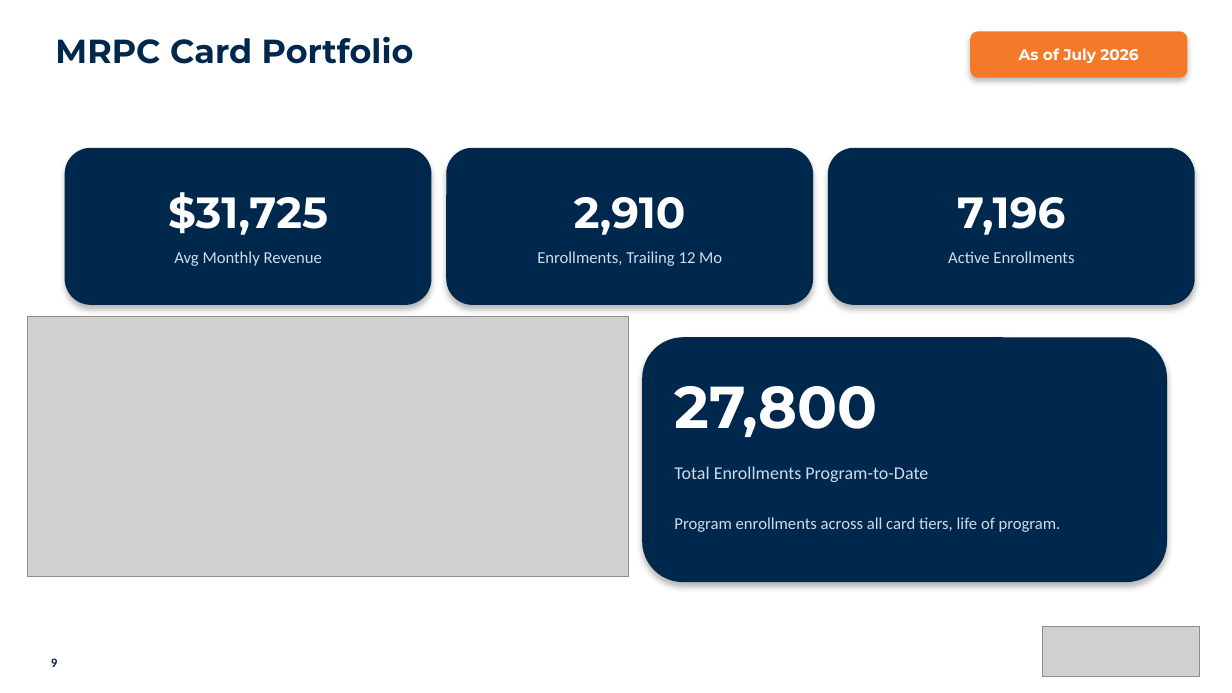
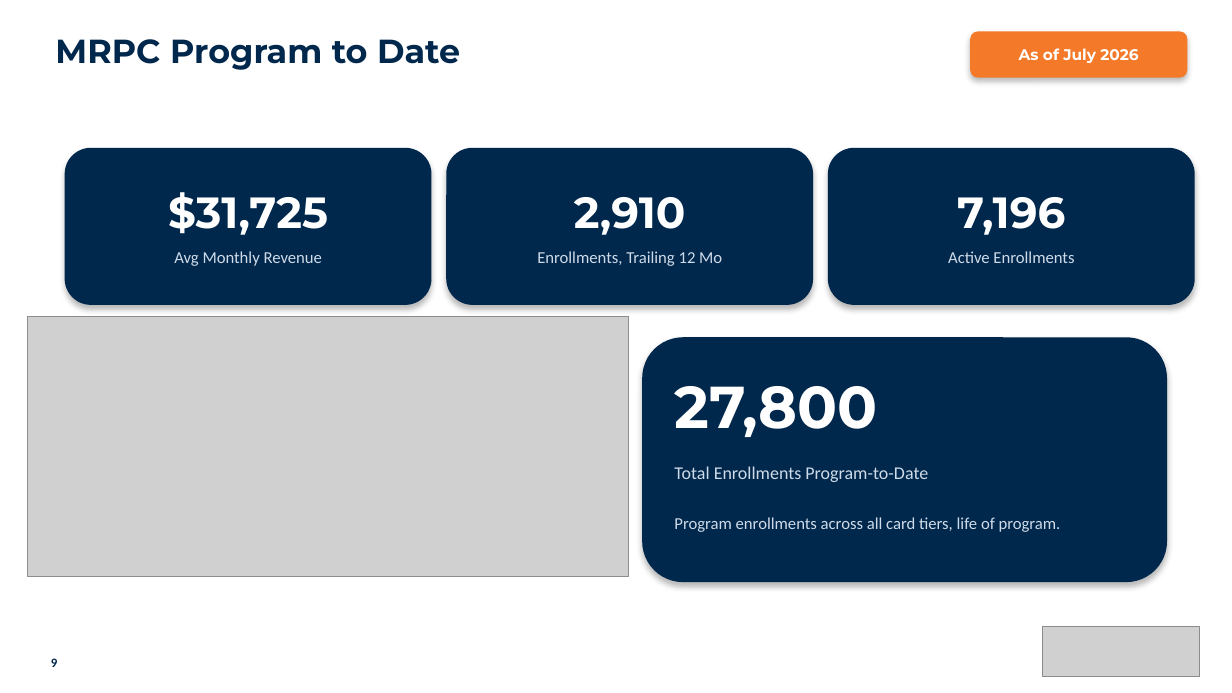
Before and after one commit to aburgard-csi/Velocity_Reporting, a slide deck: slide 9 of templates/mrpc_template.pptx. Drawn at 1232x693 pixels with LibreOffice and Linux fonts; fonts in the diff are those of the drawing; grey boxes stand for pictures. Boxes give left, top, right and bottom in pixels: in the first picture for what was removed or moved away, otherwise in the second. Text is boxed around its words. In the diff, an @@ line names an element or a change of style, - is before the commit and + after.

```diff
--- a/templates/mrpc_template.pptx
+++ b/templates/mrpc_template.pptx
@@ text at (x1=55, y1=39, x2=460, y2=70): text changed @@
-MRPC Card Portfolio
+MRPC Program to Date
```
Also in this commit, not shown: 1 other slide changed, 13 other files.
